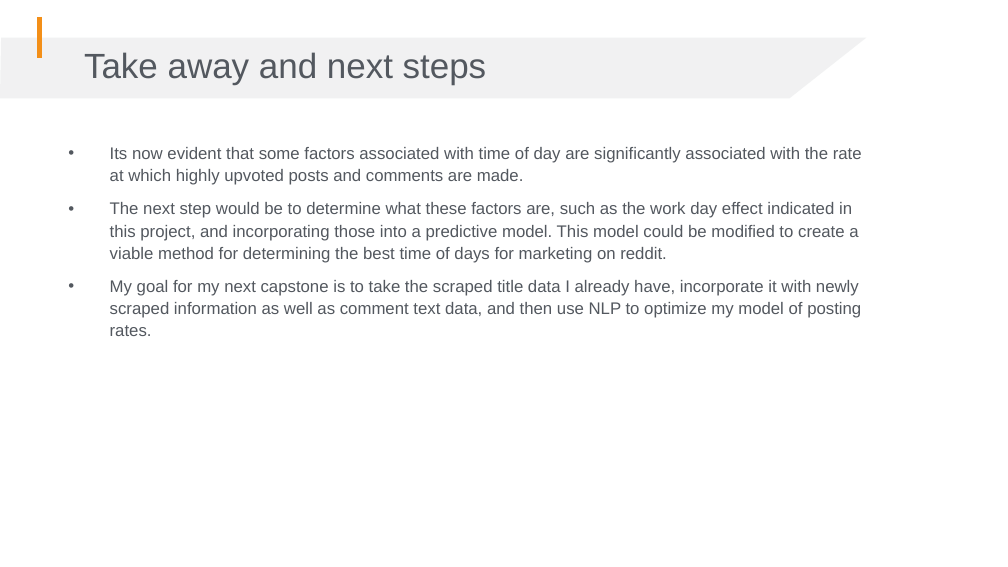
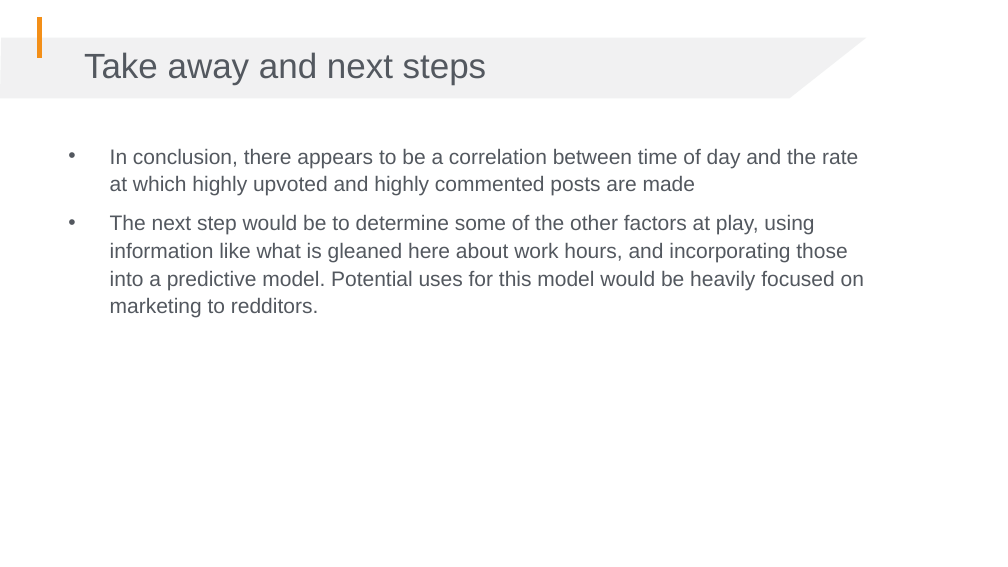
Before and after one commit to Jameshskelton/Simple-Reddit-Scraper, a slide deck: slide 8 of G103-capstone-1-pres-draft-1.pptx (slide 7 before the commit). Drawn at 1008x567 pixels with LibreOffice and Linux fonts; fonts in the diff are those of the drawing; background and template pictures are left out. Boxes give left, top, right and bottom in pixels: in the first picture for what was removed or moved away, otherwise in the second. Text is boxed around its words. In the diff, an @@ line names an element or a change of style, - is before the commit and + after.

```diff
--- a/G103-capstone-1-pres-draft-1.pptx
+++ b/G103-capstone-1-pres-draft-1.pptx
@@ text at [110, 149, 864, 318]: text changed; size 12 to 15 pt @@
-• Its now evident that some factors associated with time of day are significantly associated with the rate at which highly upvoted posts and comments are made.
-• The next step would be to determine what these factors are, such as the work day effect indicated in this project, and incorporating those into a predictive model. This model could be modified to create a viable method for determining the best time of days for marketing on reddit.
-• My goal for my next capstone is to take the scraped title data I already have, incorporate it with newly scraped information as well as comment text data, and then use NLP to optimize my model of posting rates.
+• In conclusion, there appears to be a correlation between time of day and the rate at which highly upvoted and highly commented posts are made
+• The next step would be to determine some of the other factors at play, using information like what is gleaned here about work hours, and incorporating those into a predictive model. Potential uses for this model would be heavily focused on marketing to redditors.
```
Also in this commit, not shown: 5 other slides changed, 1 slide added, 1 other file.
